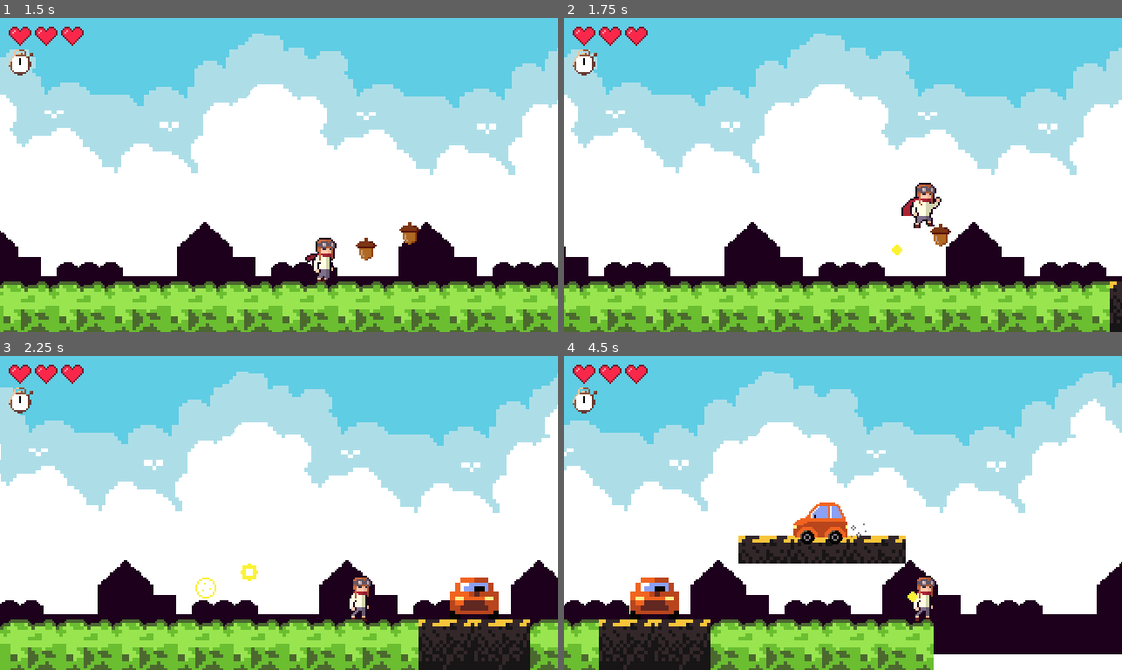
Above: before the commit, frames 1-4 (two rows, left to right).
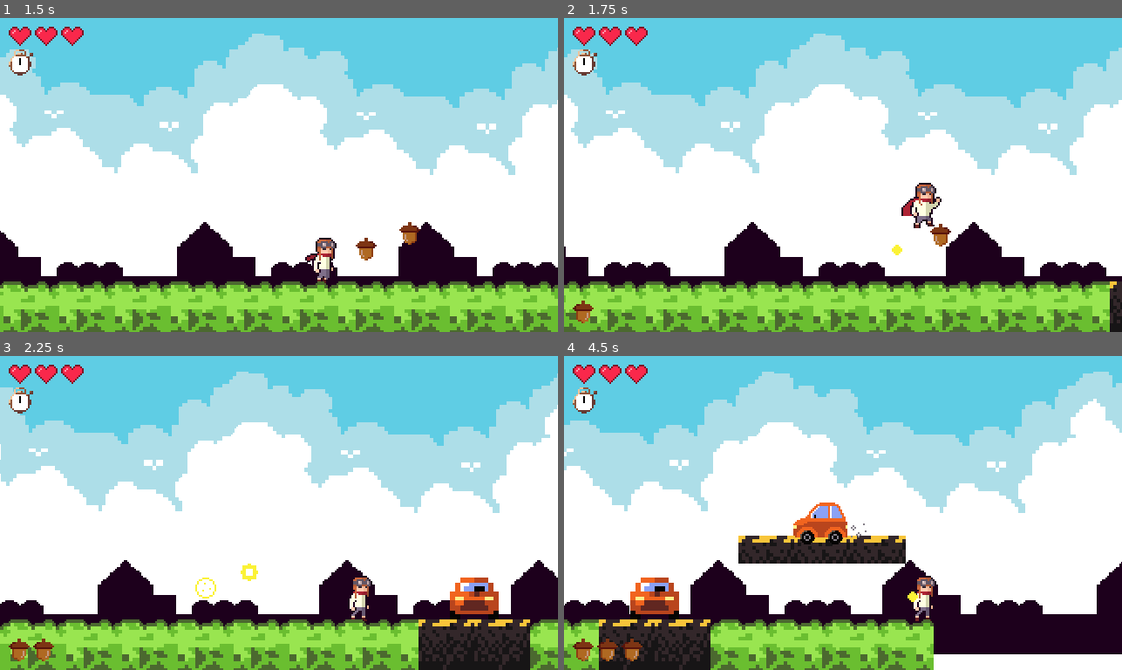
Above: after the commit, the same moments.

Repository: NathanFeldmeyer/GameJamDoubleTake
Game: Godot game, scene res://scenes/menu.tscn
The game is run twice, just before and just after one commit, with the same random seed, the same clock (stepped at 60 frames per second) and the same inputs.
Inputs:
- Up to frame 1 (1.5 s): click "PLAY" at 0.5 s; hold D (move_right) from 1.28 s (still down)
- Up to frame 2 (1.75 s): keep holding D (move_right); tap W (jump) at 1.52 s
- Up to frame 3 (2.25 s): keep holding D (move_right)
- Up to frame 4 (4.5 s): tap W (jump) at 2.27, 3.77 s; release D (move_right) at 2.78 s; hold A (move_left) 2.78-3.53 s; hold D (move_right) from 3.53 s (still down)

Frame 1 is identical in both runs. In frame 2, 0.2% of the frame differs, in the area x 1-6%, y 90-98%; in frame 3, 0.3%; in frame 4, 0.5%, in the area x 1-15%, y 90-98%.

Commit message:
Collected acorns in bottom left

Diff:
--- a/project.godot
+++ b/project.godot
@@ -19,6 +19,7 @@
 
 CurrentHealth="*res://scripts/current_health.gd"
 Events="*res://scripts/Events.gd"
+Collectable="*res://scripts/Collectable.gd"
 
 [display]
 
--- /dev/null
+++ b/scenes/acorn_container.tscn
@@ -0,0 +1,12 @@
+[gd_scene load_steps=2 format=3 uid="uid://gfu7e01yv4gn"]
+
+[ext_resource type="Script" path="res://scripts/acorn_container.gd" id="1_me45e"]
+
+[node name="acorn_container" type="HBoxContainer"]
+layout_direction = 3
+anchors_preset = 2
+anchor_top = 1.0
+anchor_bottom = 1.0
+grow_vertical = 0
+theme_override_constants/separation = 2
+script = ExtResource("1_me45e")
--- /dev/null
+++ b/scenes/acorngui.tscn
@@ -0,0 +1,17 @@
+[gd_scene load_steps=3 format=3 uid="uid://dasvfixb00x3i"]
+
+[ext_resource type="Script" path="res://scripts/acorngui.gd" id="1_punrc"]
+[ext_resource type="Texture2D" uid="uid://ch0txslpfpuk4" path="res://assets/acorcui.png" id="1_q1538"]
+
+[node name="acorngui" type="Panel"]
+self_modulate = Color(1, 1, 1, 0)
+custom_minimum_size = Vector2(12, 13)
+offset_right = 12.0
+offset_bottom = 13.0
+script = ExtResource("1_punrc")
+
+[node name="Sprite2D" type="Sprite2D" parent="."]
+position = Vector2(-2, -1)
+texture = ExtResource("1_q1538")
+centered = false
+hframes = 2
--- a/scenes/main.tscn
+++ b/scenes/main.tscn
@@ -8,6 +8,7 @@
 [ext_resource type="Script" path="res://scripts/ParallaxBackground.gd" id="4_j1s2n"]
 [ext_resource type="Texture2D" uid="uid://bq6jx741k3yq8" path="res://assets/Double-take-tilemap.png" id="4_ladsa"]
 [ext_resource type="Texture2D" uid="uid://bxeyjn03443p7" path="res://assets/background/bg-160px-houses.png" id="5_ah076"]
+[ext_resource type="PackedScene" uid="uid://gfu7e01yv4gn" path="res://scenes/acorn_container.tscn" id="5_l1d32"]
 [ext_resource type="AudioStream" uid="uid://c6qsxakvf6kwv" path="res://assets/music/music4game.mp3" id="7_0gdfl"]
 [ext_resource type="PackedScene" uid="uid://ce82qor6grhwv" path="res://scenes/acorn.tscn" id="8_3nx16"]
 [ext_resource type="PackedScene" uid="uid://dj1wqu16v3ny6" path="res://scenes/level_completed.tscn" id="9_i5cwu"]
@@ -132,6 +133,17 @@
 offset_right = 48.0
 offset_bottom = 16.0
 
+[node name="acorn_container" parent="UI" instance=ExtResource("5_l1d32")]
+anchors_preset = 3
+anchor_left = 1.0
+anchor_right = 1.0
+offset_left = -5.0
+offset_top = -5.0
+offset_right = -5.0
+offset_bottom = -5.0
+grow_horizontal = 0
+alignment = 2
+
 [node name="timer" parent="UI" instance=ExtResource("4_hslch")]
 position = Vector2(12, 26)
 
--- a/scripts/Acorn.gd
+++ b/scripts/Acorn.gd
@@ -5,7 +5,7 @@
 func _on_body_entered(body):
 	if body.name == "player":
 		anim.play("Collected")
-
+		Collectable.add_acorn()
 
 
 func _on_animated_sprite_2d_animation_finished():
--- /dev/null
+++ b/scripts/Collectable.gd
@@ -0,0 +1,14 @@
+extends Node
+
+signal acornsChanged
+
+var max_acorns: int = 5
+var acorns: int = max_acorns
+
+func add_acorn():
+	acorns -= 1
+	acornsChanged.emit(acorns)
+
+func no_acorns():
+	acorns = max_acorns
+	acornsChanged.emit(acorns)
--- a/scripts/Hitbox.gd
+++ b/scripts/Hitbox.gd
@@ -2,4 +2,6 @@
 
 func _on_body_entered(body):
 	if body.name == "player":
+		if CurrentHealth.hearts == 1:
+			Collectable.no_acorns()
 		CurrentHealth.damage()
--- /dev/null
+++ b/scripts/acorn_container.gd
@@ -0,0 +1,17 @@
+extends HBoxContainer
+
+@onready var acorngui = preload("res://scenes/acorngui.tscn")
+
+func set_max_acorns(num: int):
+	for i in range(num):
+		var acorn = acorngui.instantiate()
+		add_child(acorn)
+
+func update_acorns(num: int):
+	var acorns = get_children()
+
+	for i in range(num):
+		acorns[i].update(true)
+
+	for i in range(num, acorns.size()):
+		acorns[i].update(false)
--- /dev/null
+++ b/scripts/acorngui.gd
@@ -0,0 +1,7 @@
+extends Panel
+
+@onready var sprite = $Sprite2D
+
+func update(see: bool):
+	if see: sprite.frame = 0
+	else: sprite.frame = 1
--- a/scripts/current_health.gd
+++ b/scripts/current_health.gd
@@ -1,6 +1,7 @@
 extends Node
 
 signal healthChanged
+var collectable = preload("res://scripts/Collectable.gd")
 
 var max_hearts: int = 3
 var hearts: int = max_hearts
--- a/scripts/main.gd
+++ b/scripts/main.gd
@@ -2,6 +2,7 @@
 
 @onready var level_completed = $UI/LevelCompleted
 @onready var heartscontainer = $UI/hearts_container
+@onready var acorncontainer = $UI/acorn_container
 @onready var timer = $UI/timer
 @onready var player = $player
 
@@ -9,6 +10,9 @@
 	heartscontainer.set_max_hearts(CurrentHealth.max_hearts)
 	heartscontainer.update_hearts(CurrentHealth.hearts)
 	CurrentHealth.healthChanged.connect(heartscontainer.update_hearts)
+	acorncontainer.set_max_acorns(Collectable.max_acorns)
+	acorncontainer.update_acorns(Collectable.acorns)
+	Collectable.acornsChanged.connect(acorncontainer.update_acorns)
 	RenderingServer.set_default_clear_color(Color.DARK_SLATE_BLUE)
 	Events.level_completed.connect(show_level_completed)
 	Events.use_timer.connect(set_timer)
Binary file added: assets/acorcui.png
Not shown, added: assets/acorcui.png.import
Not shown: 1 places in scenes/main.tscn that only renumber resources
